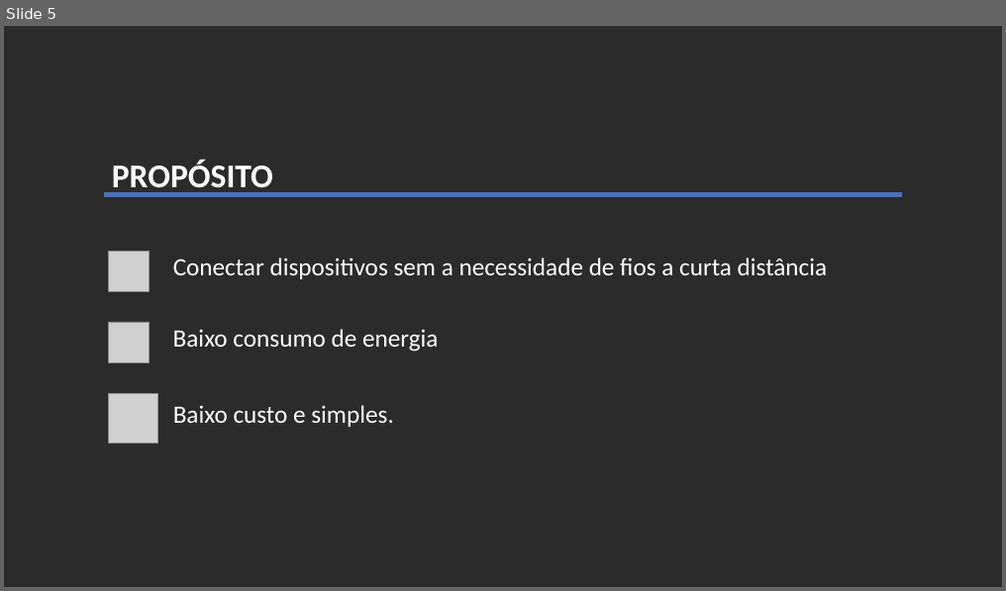
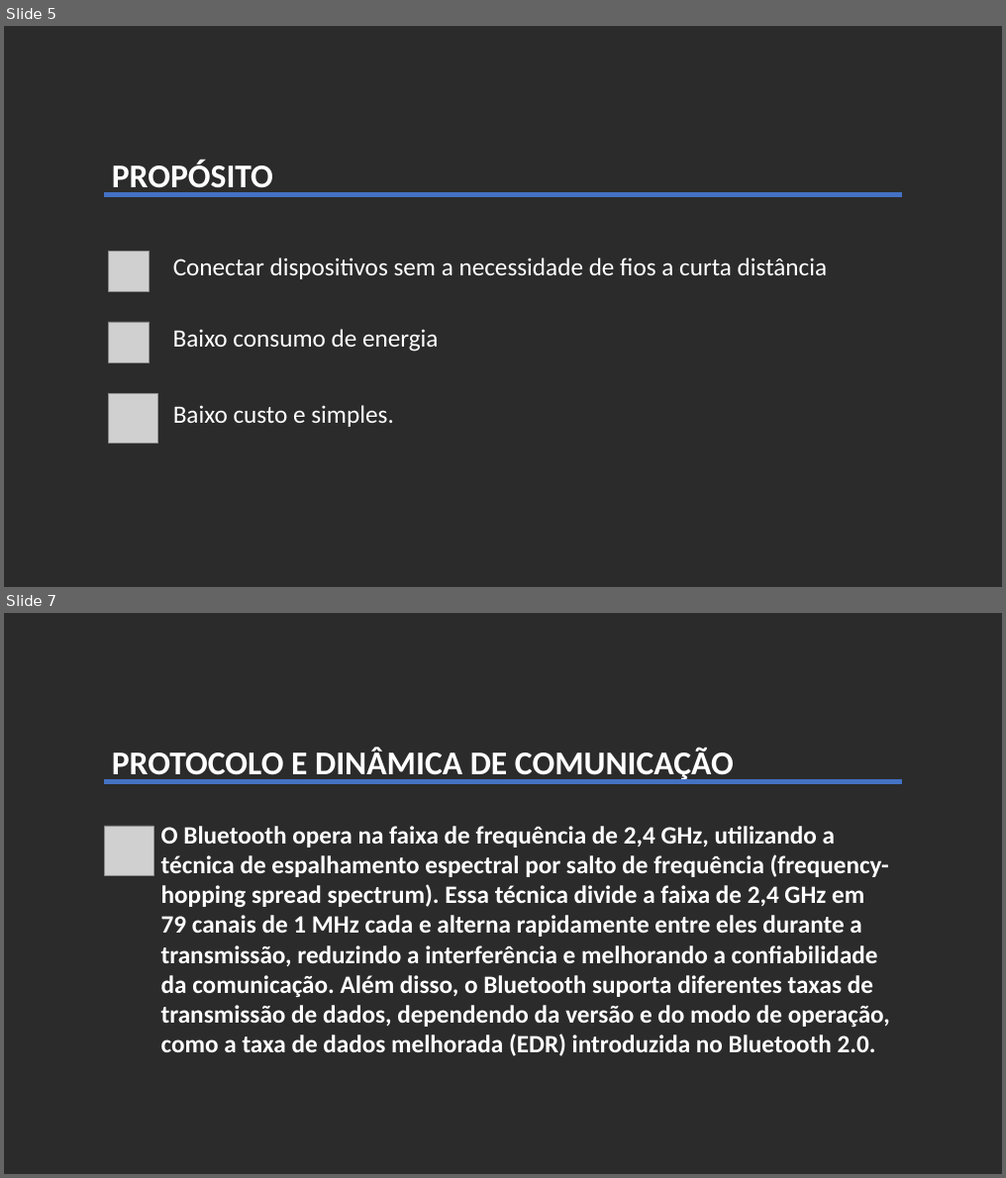
Before and after one commit to VandersonSenai/MODULO03, a slide deck: IoT/Apresentação Protocolos IoT BT.pptx. Shown one above the other, each under a label of ours: slide 5 before the commit, slides 5 and 7 after it; the slides between them are not shown. The pictures are 1006x591 and 1006x1178 pixels, drawn with LibreOffice and Linux fonts; fonts in the diff are those of the drawing; grey boxes stand for pictures; background and template pictures are left out; a plain dark background stands for a picture behind light text. Boxes give left, top, right and bottom in pixels: in the first picture for what was removed or moved away, otherwise in the second. Text is boxed around its words. In the diff, an @@ line names an element or a change of style, - is before the commit and + after.

```diff
--- a/IoT/Apresentação Protocolos IoT BT.pptx
+++ b/IoT/Apresentação Protocolos IoT BT.pptx
@@ slide 7 added at box(4, 613, 1002, 1174), background picture (left out) @@
@@ subtitle added at box(112, 748, 734, 783), 32 pt, text #FFFFFF, bold @@
+PROTOCOLO E DINÂMICA DE COMUNICAÇÃO
@@ line added from (104, 782) to (902, 782), #4472C4 4.5 pt @@
@@ picture added at box(104, 826, 153, 875) @@
@@ text added at box(161, 826, 890, 1057), 24 pt, text #FFFFFF, bold @@
+O Bluetooth opera na faixa de frequência de 2,4 GHz, utilizando a técnica de espalhamento espectral por salto de frequência (frequency-hopping spread spectrum). Essa técnica divide a faixa de 2,4 GHz em 79 canais de 1 MHz cada e alterna rapidamente entre eles durante a transmissão, reduzindo a interferência e melhorando a confiabilidade da comunicação. Além disso, o Bluetooth suporta diferentes taxas de transmissão de dados, dependendo da versão e do modo de operação, como a taxa de dados melhorada (EDR) introduzida no Bluetooth 2.0.
```
Also in this commit, not shown: 5 slides changed, 11 other slides added, 4 slides removed, 6 other files.
